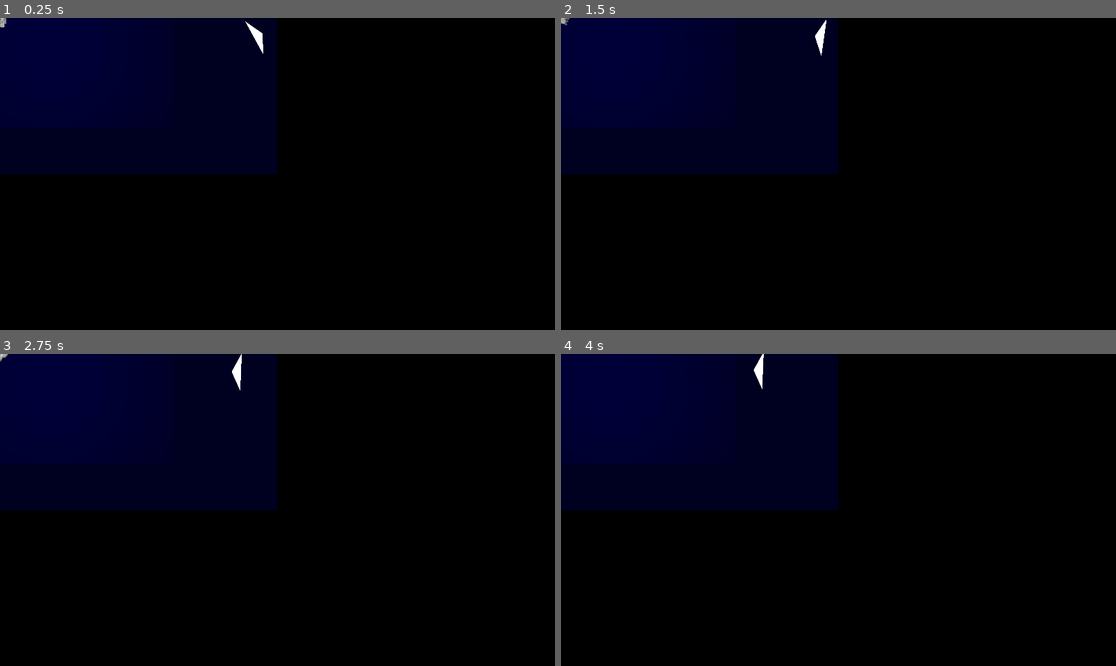
Above: before the commit, frames 1-4 (two rows, left to right).
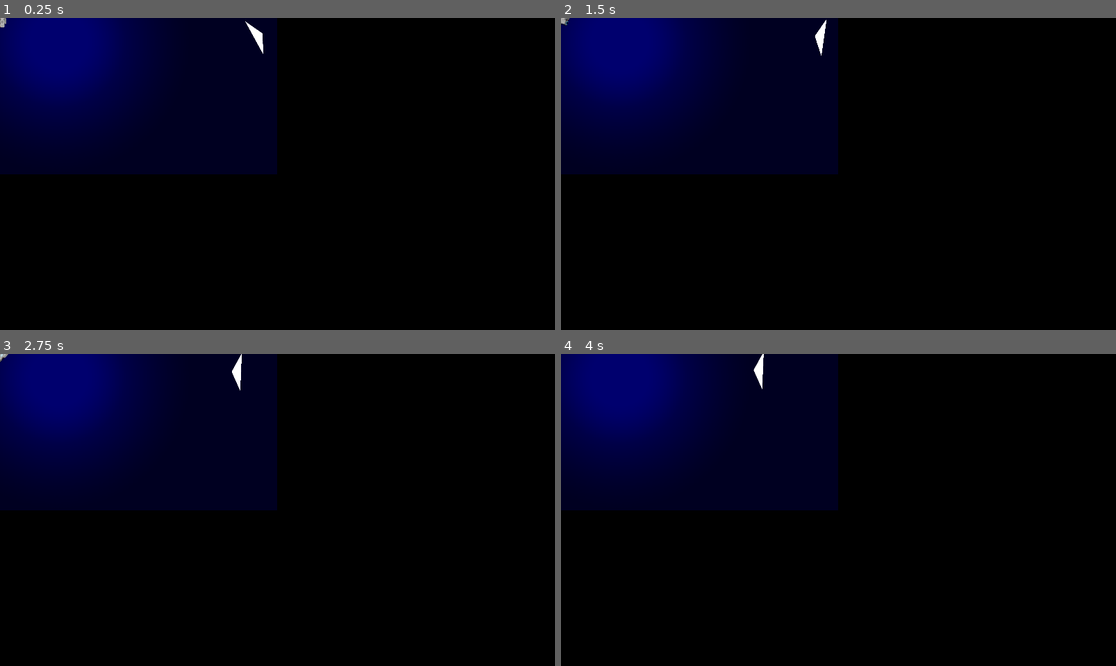
Above: after the commit, the same moments.

Repository: yimmit303/Global-Game-Jam-2020
Game: Godot game, scene res://Scenes/Root.tscn
The game is run twice, just before and just after one commit, with the same random seed, the same clock (stepped at 60 frames per second) and the same inputs.
Inputs:
- Up to frame 1 (0.25 s): no input
- Up to frame 2 (1.5 s): hold D (move_right) 0.53-1.28 s; tap Space (gravity_beam) at 0.6, 1.35 s; hold S (move_backwards) from 1.28 s (still down)
- Up to frame 3 (2.75 s): release S (move_backwards) at 2.03 s; hold D (move_right) from 2.03 s (still down); tap Space (gravity_beam) at 2.1 s
- Up to frame 4 (4 s): release D (move_right) at 2.78 s; hold W (move_forward) 2.78-3.53 s; tap Space (gravity_beam) at 2.85, 3.6 s; hold A (move_left) from 3.53 s (still down)

The runs differ from the first frame. In frame 1, 5.2% of the frame differs, in the area x 0-23%, y 0-29%; in frame 2, 5.2%; in frame 3, 5.3%; in frame 4, 5.3%.

Commit message:
Changed light

Diff:
--- a/Scenes/Root.tscn
+++ b/Scenes/Root.tscn
@@ -2,7 +2,7 @@
 
 [ext_resource path="res://Scenes/Player.tscn" type="PackedScene" id=1]
 [ext_resource path="res://Scenes/Enemy_Basic.tscn" type="PackedScene" id=2]
-[ext_resource path="res://Resources/Images/light_shadow_light.png" type="Texture" id=3]
+[ext_resource path="res://Resources/Images/Light_texture.png" type="Texture" id=3]
 
 [node name="Root" type="Node2D"]
 
@@ -11,8 +11,12 @@
 
 [node name="Light2D" type="Light2D" parent="World"]
 position = Vector2( -3.16309, -5.87433 )
+scale = Vector2( 2, 2 )
 texture = ExtResource( 3 )
+energy = 1.5
 shadow_enabled = true
+shadow_filter = 4
+shadow_filter_smooth = 3.1
 
 [node name="ParallaxBackground" type="ParallaxBackground" parent="World"]
 layer = 0
